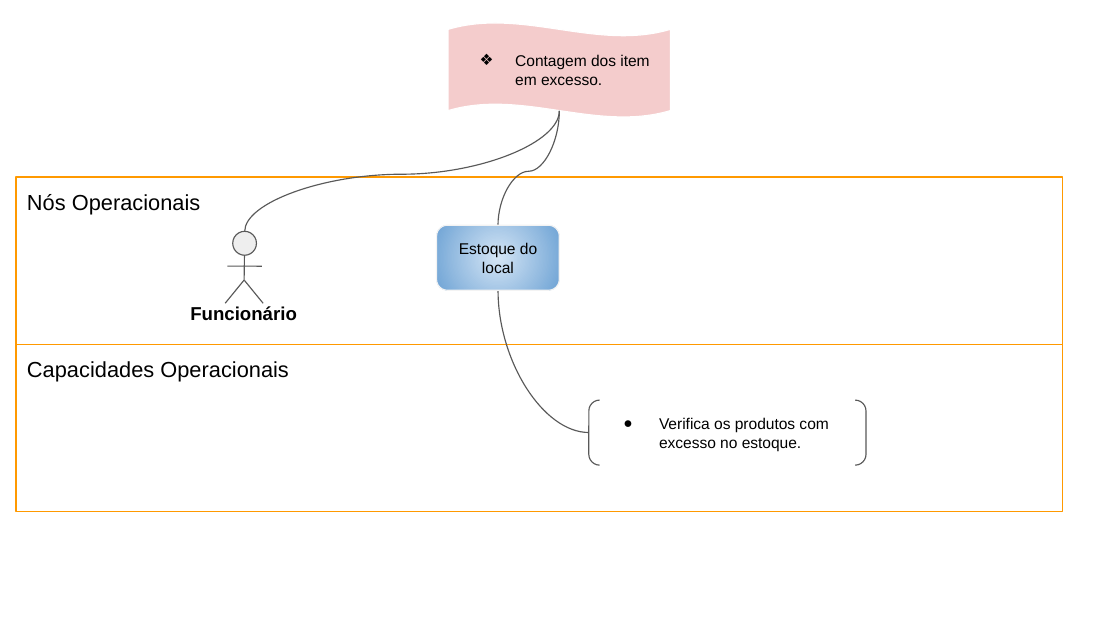
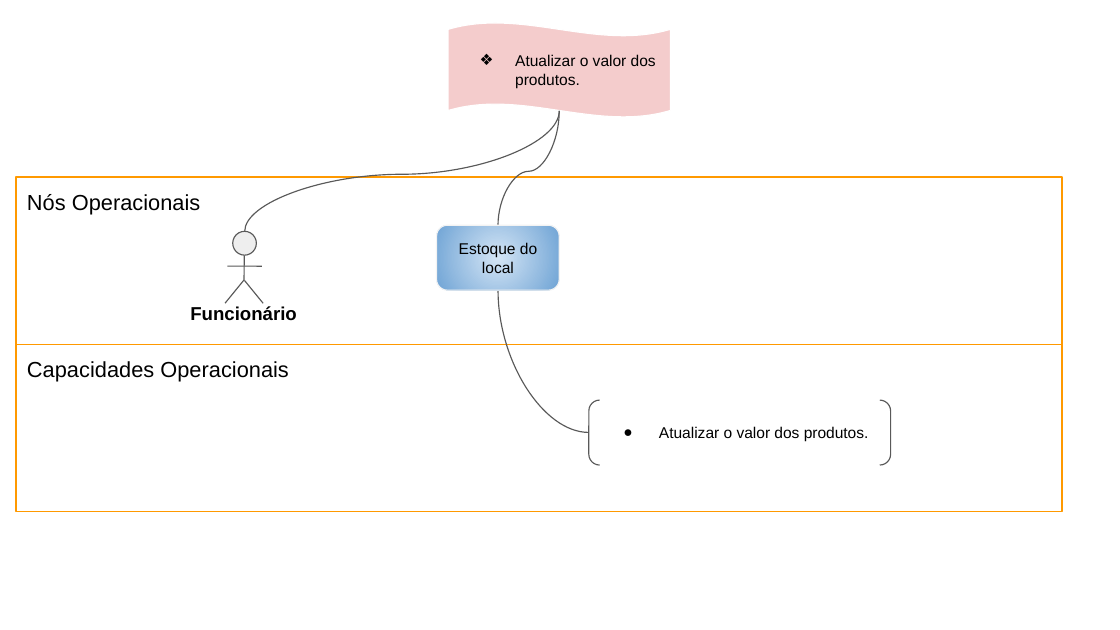
Before and after one commit to Darienzo08/ope_ads, a slide deck: slide 14 of docs/Prof_FabioARTEFATO_15/15. Arquitetura de Negócio para cada Cenário.pptx (slide 13 before the commit). Drawn at 1120x630 pixels with LibreOffice and Linux fonts; fonts in the diff are those of the drawing. Boxes give left, top, right and bottom in pixels: in the first picture for what was removed or moved away, otherwise in the second. Text is boxed around its words. In the diff, an @@ line names an element or a change of style, - is before the commit and + after.

```diff
--- a/docs/Prof_FabioARTEFATO_15/15. Arquitetura de Negócio para cada Cenário.pptx
+++ b/docs/Prof_FabioARTEFATO_15/15. Arquitetura de Negócio para cada Cenário.pptx
@@ text in wave at (515,54,656,88): text changed @@
-❖ Contagem dos item em excesso.
+❖ Atualizar o valor dos produtos.
@@ bracket pair "Atualizar o valor dos produtos.": place and size @@
-bracket pair "Atualizar o valor dos produtos." at (589,400,866,465)
+bracket pair "Atualizar o valor dos produtos." at (589,400,890,465)
@@ text in bracket pair at (659,426,869,442): text changed @@
-● Verifica os produtos com excesso no estoque.
+● Atualizar o valor dos produtos.
```
Also in this commit, not shown: 16 other slides changed, 1 slide removed.
